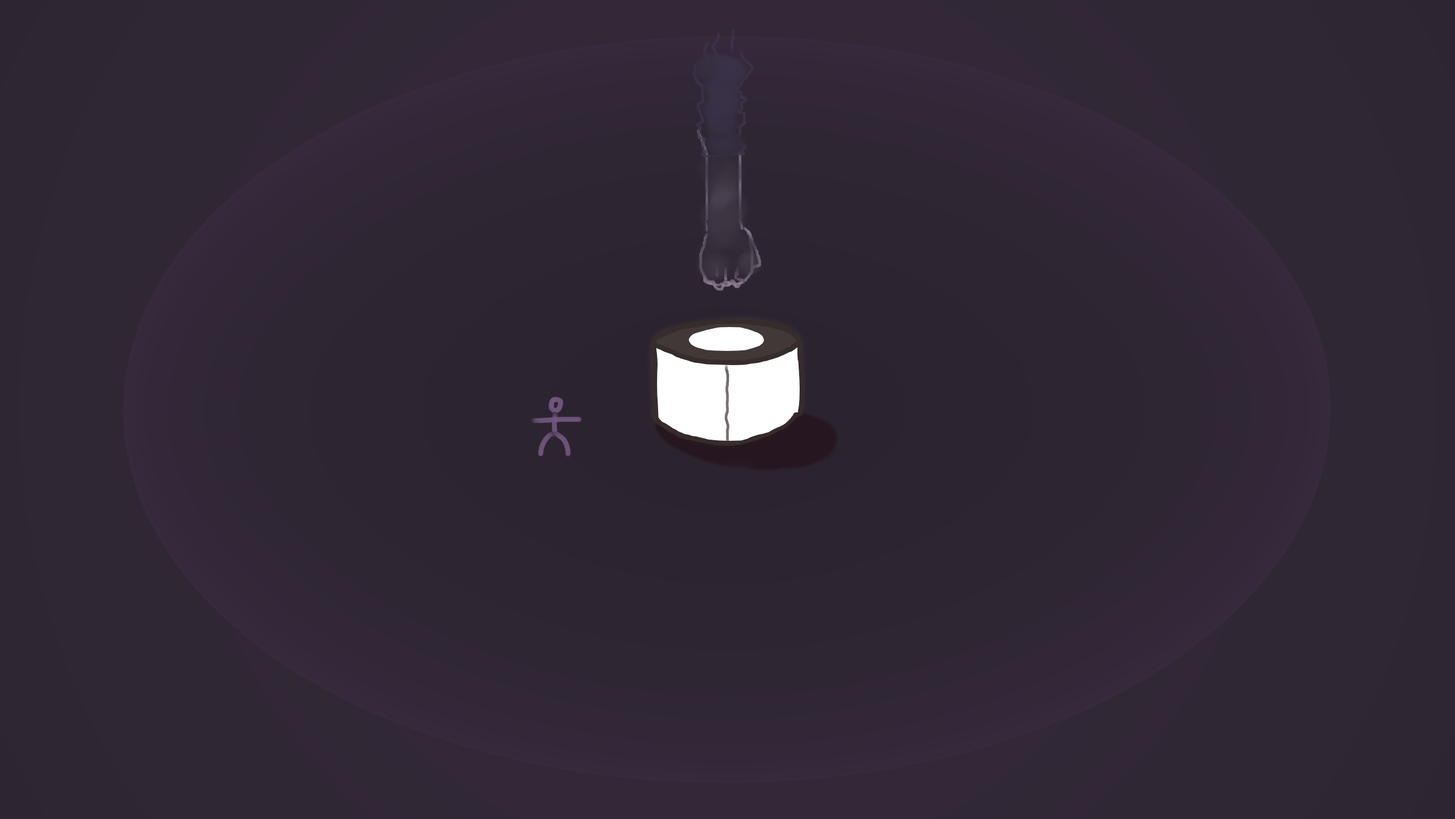
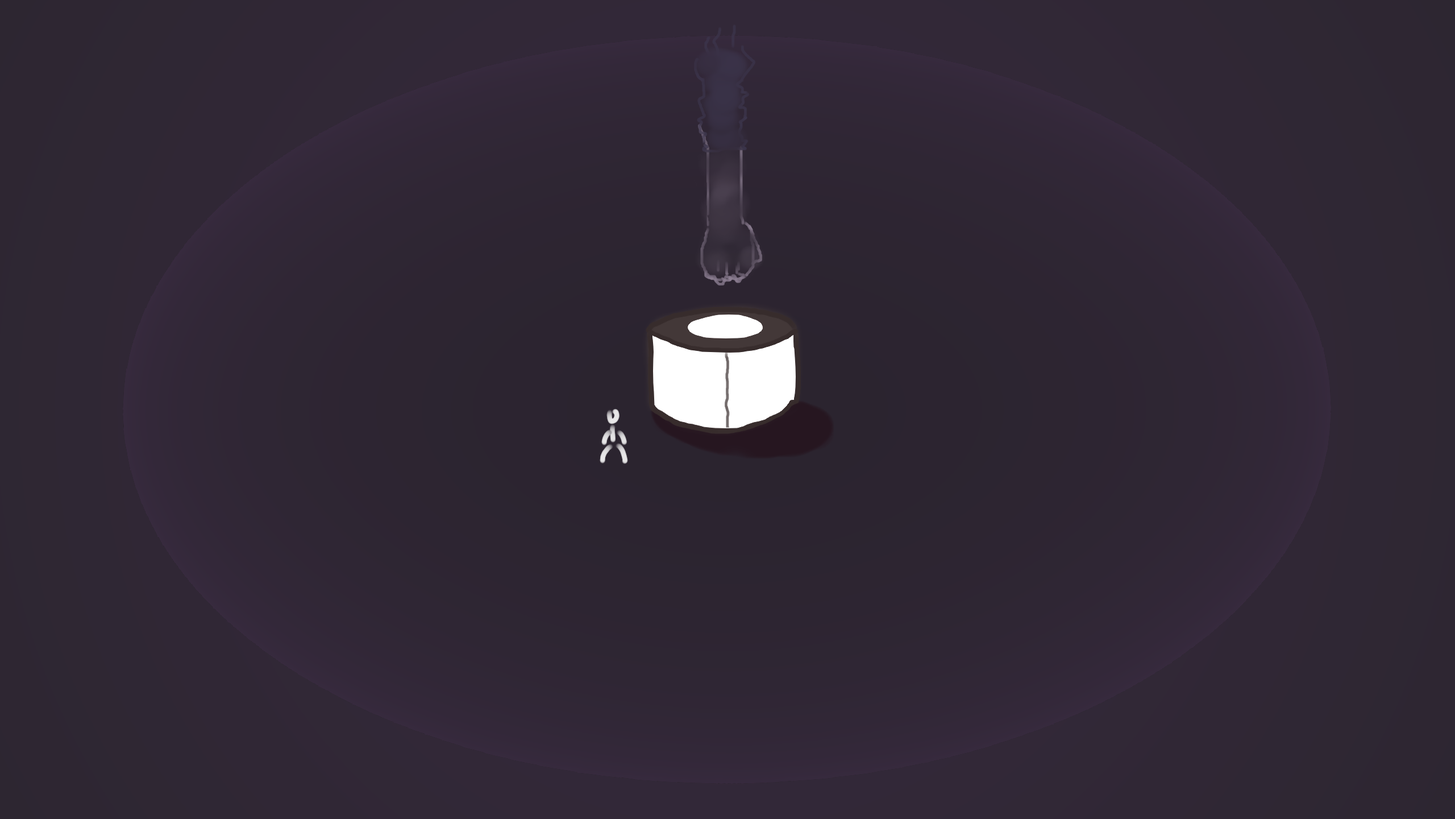
Before/after of a 1455x819 layered artwork. What changed in the layer stack:
removed layer "Minion" over (530, 102, 838, 471)
removed layer "Fist" over (530, 24, 838, 471)
removed layer "Button" over (530, 24, 838, 471)
removed layer "SignalLine" over (691, 363, 765, 471)
removed layer "SignalFrame" over (618, 303, 837, 471)
removed group "ButtonBox" (2 layers) over (530, 218, 838, 471)
removed layer "Box" from group "ButtonBox" over (530, 218, 838, 471)
removed layer "Shadow" from group "ButtonBox" over (530, 303, 838, 471)
removed layer "Platform" over (530, 24, 838, 471)
removed layer "Background" (was multiply) over (530, 24, 838, 471)
